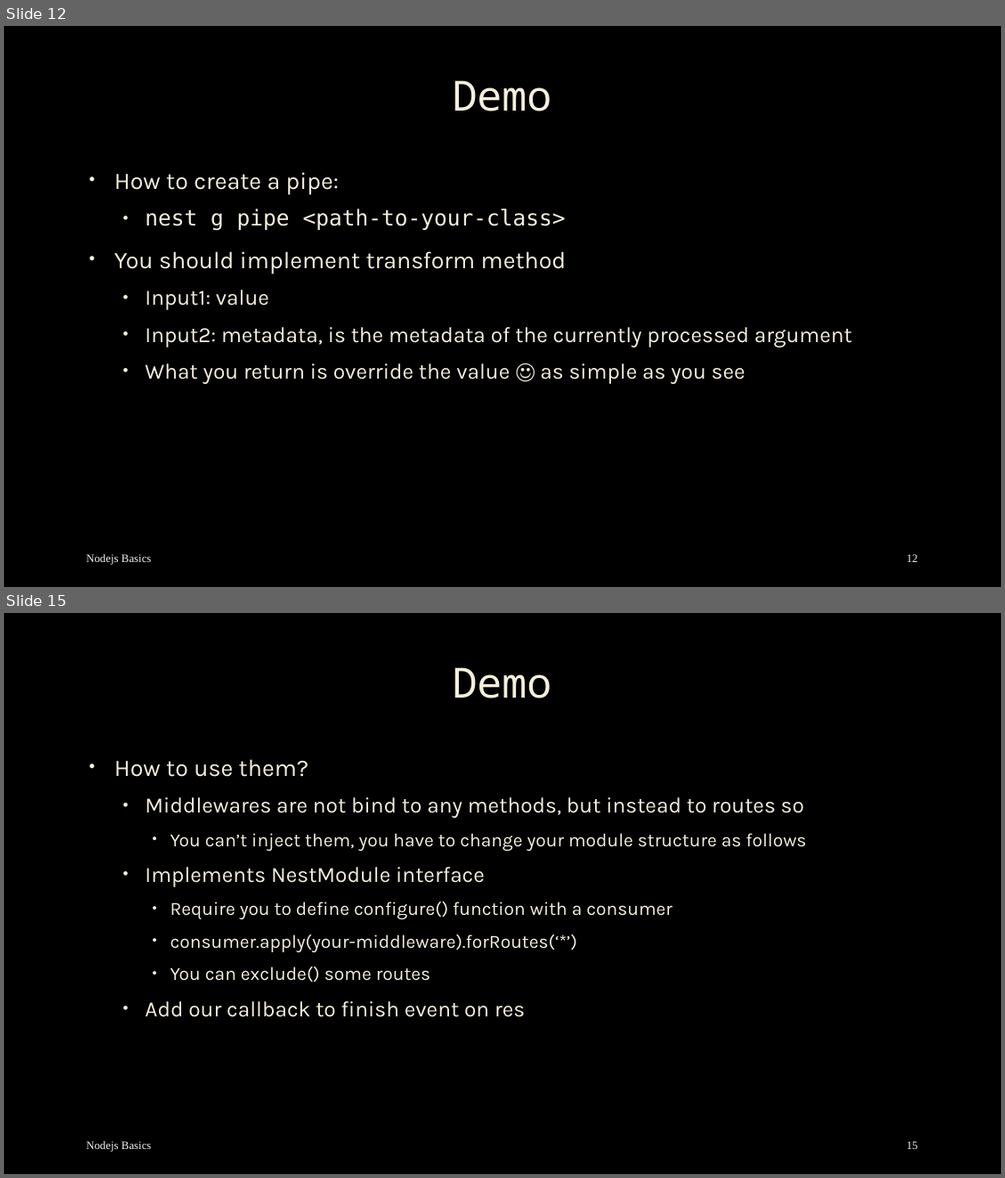
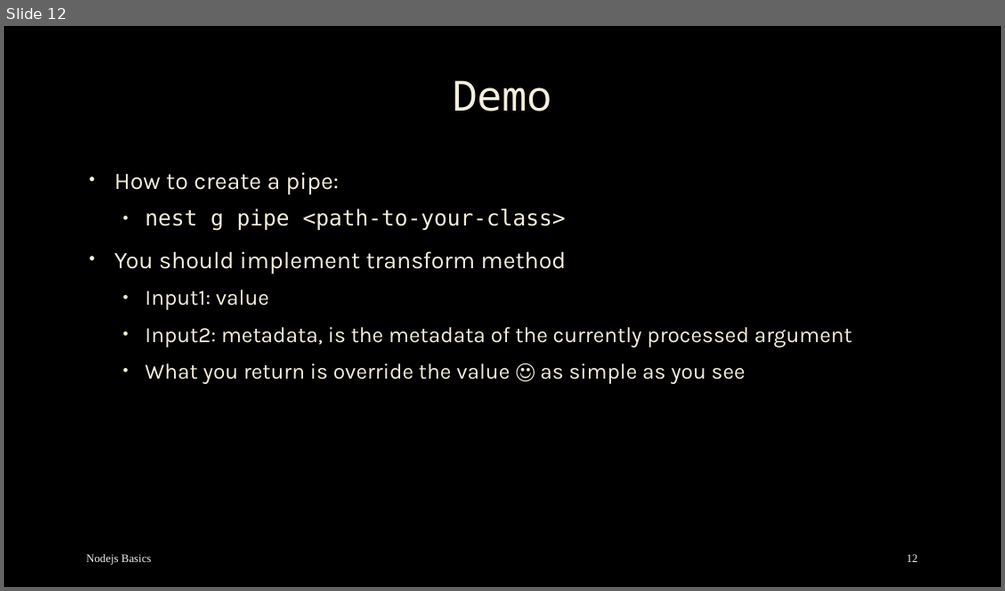
Before and after one commit to mostafa8026/nestjs-course, a slide deck: nestjs/nestjs-07.pptx. Shown one above the other, each under a label of ours: slides 12 and 15 before the commit, slide 12 after it; the slides between them are not shown. The pictures are 1005x1178 and 1005x591 pixels, drawn with LibreOffice and Linux fonts; fonts in the diff are those of the drawing; background and template pictures are left out. Boxes give left, top, right and bottom in pixels: in the first picture for what was removed or moved away, otherwise in the second. Text is boxed around its words. In the diff, an @@ line names an element or a change of style, - is before the commit and + after.

```diff
--- a/nestjs/nestjs-07.pptx
+++ b/nestjs/nestjs-07.pptx
@@ slide 15 removed at [4,613,1001,1174], background picture (left out) @@
@@ title removed at [453,667,552,698] @@
-Demo
@@ text removed at [114,759,806,1017] @@
-• How to use them?
-  • Middlewares are not bind to any methods, but instead to routes so
-    • You can’t inject them, you have to change your module structure as follows
-  • Implements NestModule interface
-    • Require you to define configure() function with a consumer
-    • consumer.apply(your-middleware).forRoutes(‘*’)
-    • You can exclude() some routes
-  • Add our callback to finish event on res
@@ text removed at [86,1141,152,1151] @@
-Nodejs Basics
@@ page number removed at [906,1141,918,1149] @@
-15
```
Also in this commit, not shown: 2 slides changed, 2 other slides removed, 15 other files.
